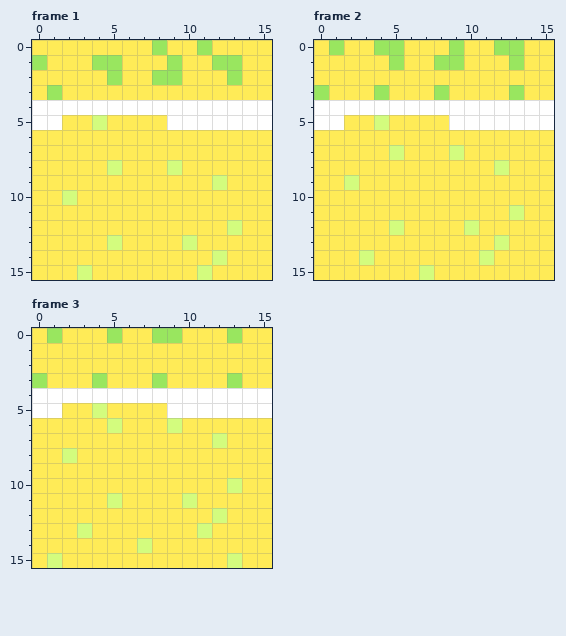
Two versions of one pixel-art file, assets/acid.aseprite. The first picture shows the starting point.
16x16 pixels, 3 frames. Shown: frame 1, frame 2, frame 3.
And afterwards:
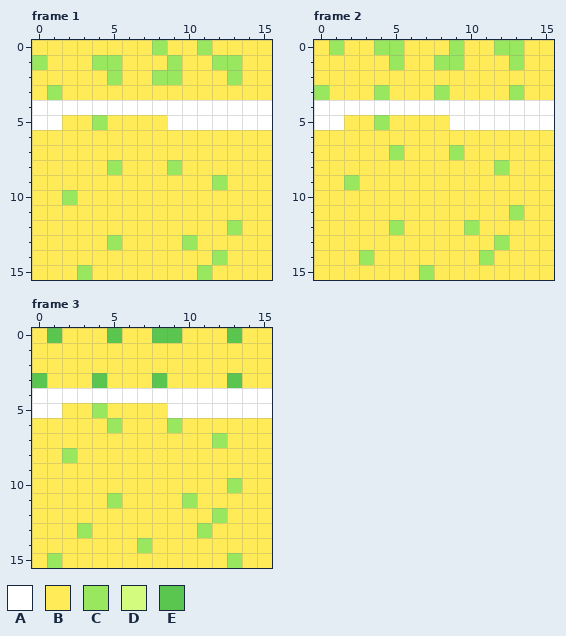
Palette (. is transparent): A #ffffff  B #ffeb57  C #99e65f  D #d3fc7e  E #5ac54f
Diff:
Frame 1:
y 5: x 4 D -> C
y 8: x 5 D -> C; x 9 D -> C
y 9: x 12 D -> C
y 10: x 2 D -> C
y 12: x 13 D -> C
y 13: x 5 D -> C; x 10 D -> C
y 14: x 12 D -> C
y 15: x 3 D -> C; x 11 D -> C
Frame 2:
y 5: x 4 D -> C
y 7: x 5 D -> C; x 9 D -> C
y 8: x 12 D -> C
y 9: x 2 D -> C
y 11: x 13 D -> C
y 12: x 5 D -> C; x 10 D -> C
y 13: x 12 D -> C
y 14: x 3 D -> C; x 11 D -> C
y 15: x 7 D -> C
Frame 3:
y 0: x 1 C -> E; x 5 C -> E; x 8..9 CC -> EE; x 13 C -> E
y 3: x 0 C -> E; x 4 C -> E; x 8 C -> E; x 13 C -> E
y 5: x 4 D -> C
y 6: x 5 D -> C; x 9 D -> C
y 7: x 12 D -> C
y 8: x 2 D -> C
y 10: x 13 D -> C
y 11: x 5 D -> C; x 10 D -> C
y 12: x 12 D -> C
y 13: x 3 D -> C; x 11 D -> C
y 14: x 7 D -> C
y 15: x 1 D -> C; x 13 D -> C
Where, in picture pixels (left, top, right, bottom), the same in both pictures:
changed: (62, 115, 122, 280)
changed: (167, 160, 242, 280)
changed: (344, 115, 524, 280)
changed: (32, 328, 242, 568)
